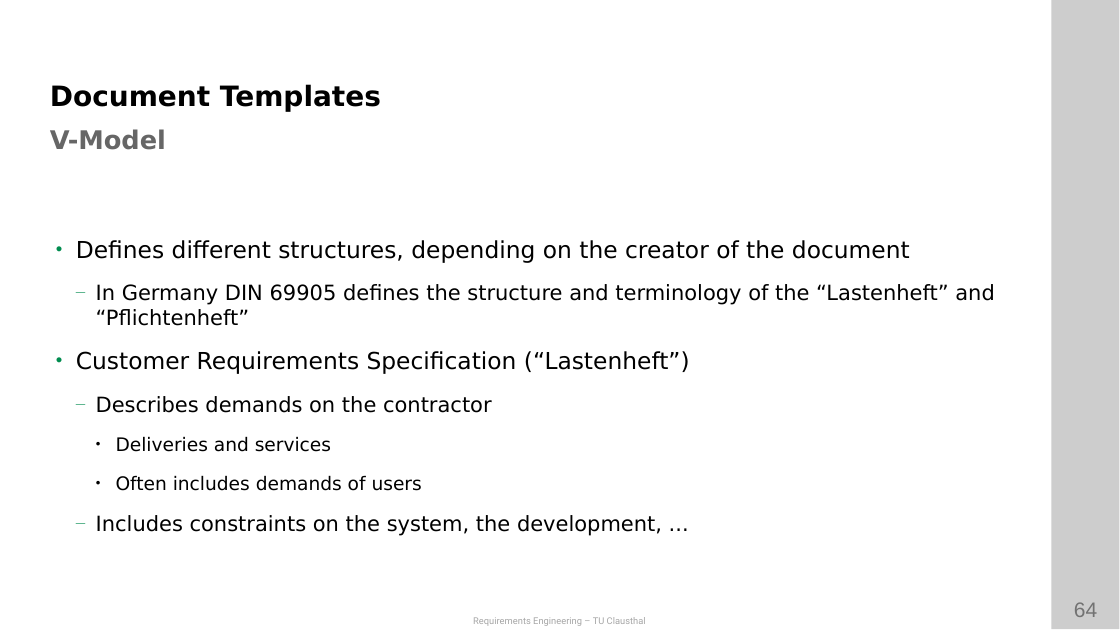
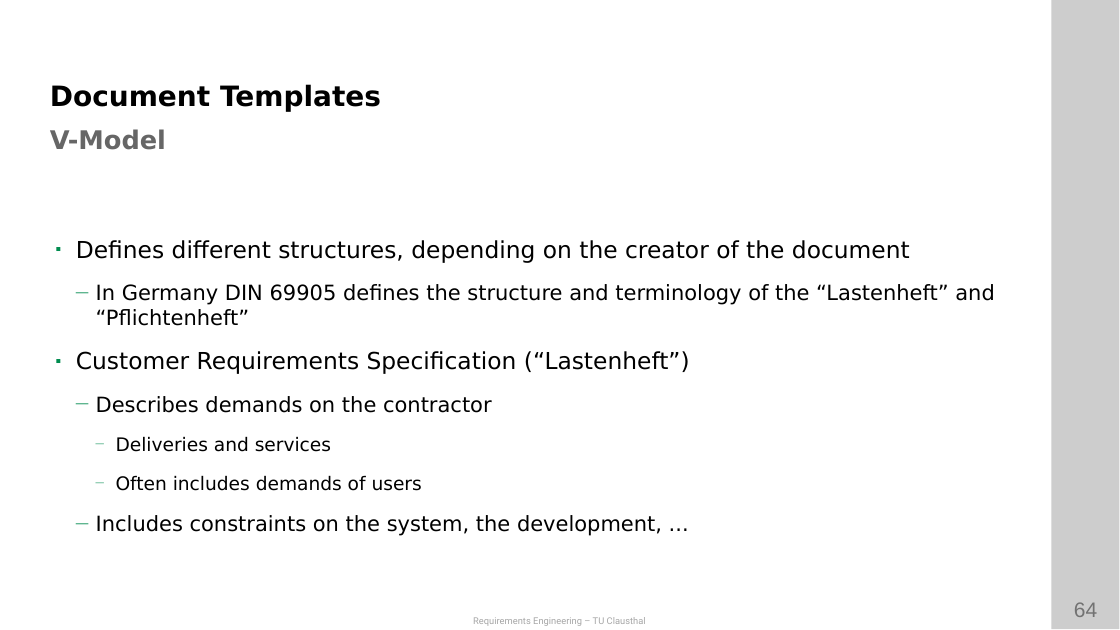
Before and after one commit to ETCE-LAB/teaching-material, a slide deck: slide 64 of Requirements-Engineering/RE-L06-Documentation--Introduction.pptx. Drawn at 1120x630 pixels with LibreOffice and Linux fonts; fonts in the diff are those of the drawing; background and template pictures are left out. Boxes give left, top, right and bottom in pixels: in the first picture for what was removed or moved away, otherwise in the second. Text is boxed around its words. In the diff, an @@ line names an element or a change of style, - is before the commit and + after.

```diff
--- a/Requirements-Engineering/RE-L06-Documentation--Introduction.pptx
+++ b/Requirements-Engineering/RE-L06-Documentation--Introduction.pptx
@@ text "Defines different structures, depending on ..." at (x1=76, y1=240, x2=994, y2=536): bullet • to ◾; bullet ● to —; bullet colour #000000 to #008C4F @@
```
Also in this commit, not shown: 58 other slides changed, 1 other file.
